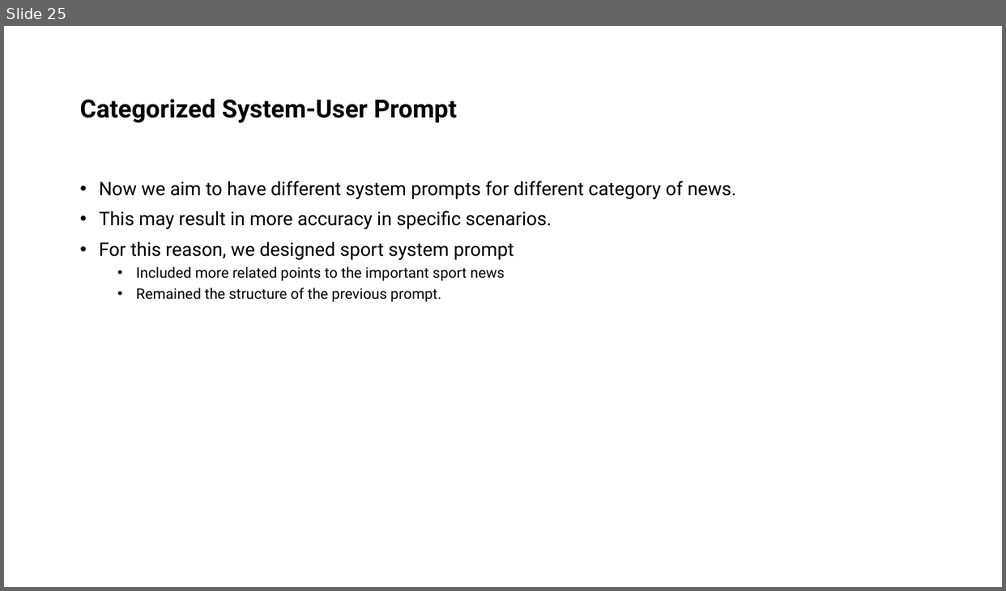
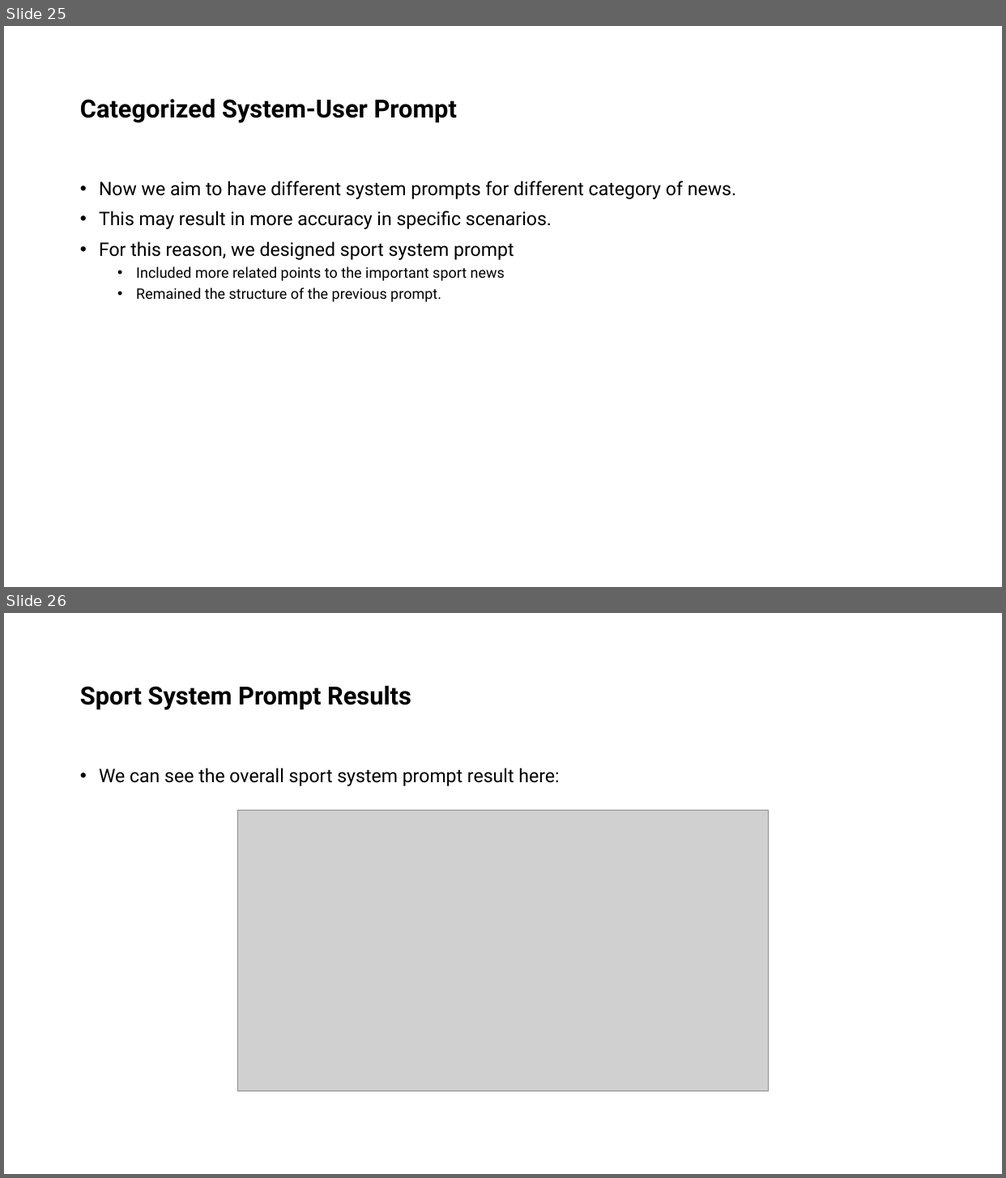
Before and after one commit to ShayanSalehi81/BachelorProject, a slide deck: Slides/System-User Prompt Design.pptx. Shown one above the other, each under a label of ours: slide 25 before the commit, slides 25 and 26 after it. The pictures are 1006x591 and 1006x1178 pixels, drawn with LibreOffice and Linux fonts; fonts in the diff are those of the drawing; grey boxes stand for pictures. Boxes give left, top, right and bottom in pixels: in the first picture for what was removed or moved away, otherwise in the second. Text is boxed around its words. In the diff, an @@ line names an element or a change of style, - is before the commit and + after.

```diff
--- a/Slides/System-User Prompt Design.pptx
+++ b/Slides/System-User Prompt Design.pptx
@@ slide 26 added at [4,613,1002,1174], background #FFFFFF @@
@@ title added at [80,686,411,710], 24 pt, text #000000, bold @@
+Sport System Prompt Results
@@ text added at [99,768,559,786], 18 pt, text #000000 @@
+• We can see the overall sport system prompt result here:
@@ picture added at [237,811,768,1092] @@
```
Also in this commit, not shown: 2 other slides added, 4 other files.
